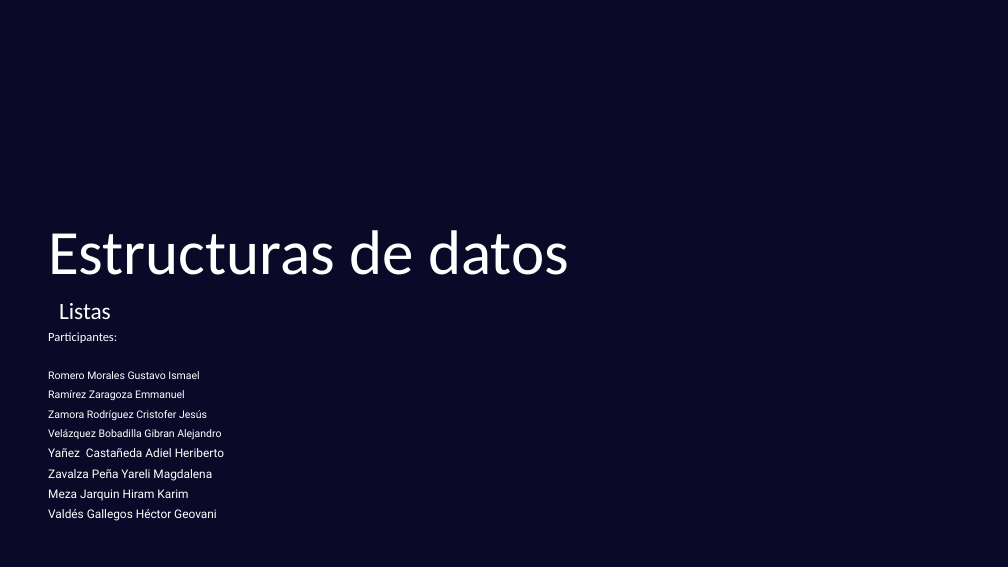
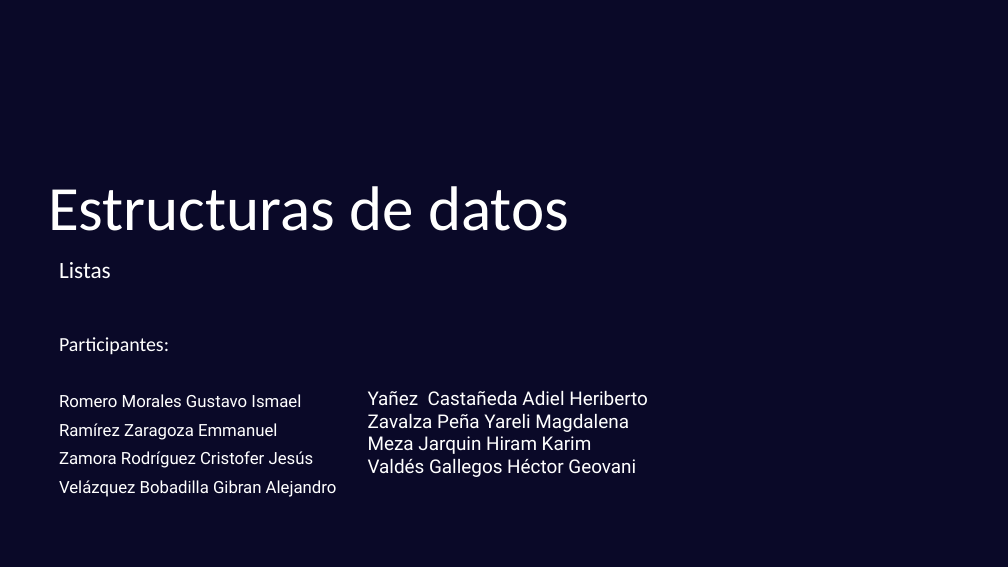
Before and after one commit to 987-Ismael-Romero/Listas, a slide deck: slide 1 of Expo/Expo_Listas.pptx. Drawn at 1008x567 pixels with LibreOffice and Linux fonts; fonts in the diff are those of the drawing; background and template pictures are left out. Boxes give left, top, right and bottom in pixels: in the first picture for what was removed or moved away, otherwise in the second. Text is boxed around its words. In the diff, an @@ line names an element or a change of style, - is before the commit and + after.

```diff
--- a/Expo/Expo_Listas.pptx
+++ b/Expo/Expo_Listas.pptx
@@ title "Estructuras de datos": place and size @@
-title "Estructuras de datos" at [48, 230, 569, 275]
+title "Estructuras de datos" at [48, 186, 569, 231]
@@ subtitle "Listas": place and size @@
-subtitle "Listas" at [59, 303, 111, 319]
+subtitle "Listas" at [59, 262, 111, 278]
@@ text "Participantes:": place and size @@
-text "Participantes:" at [48, 332, 224, 521]
+text "Participantes:" at [59, 337, 337, 497]
@@ text "Participantes:" at [59, 337, 337, 497]: size 11.9 to 19 pt in "Participantes:"; size 10 to 16 pt in "Romero Morales Gustavo Ismael", "Ramírez Zaragoza Emmanuel", "Zamora Rodríguez Cristofer Jesús", "Velázquez Bobadilla Gibran Alejandro"; line spacing 0.7 to 0.9 @@
@@ text added at [368, 390, 648, 477], 18 pt, text #FFFFFF @@
+Yañez Castañeda Adiel Heriberto
+Zavalza Peña Yareli Magdalena
+Meza Jarquin Hiram Karim
+Valdés Gallegos Héctor Geovani
@@ text at [48, 448, 224, 521]: paragraphs removed @@
-Yañez Castañeda Adiel Heriberto
-Zavalza Peña Yareli Magdalena
-Meza Jarquin Hiram Karim
-Valdés Gallegos Héctor Geovani
```
Also in this commit, not shown: 14 other files.
